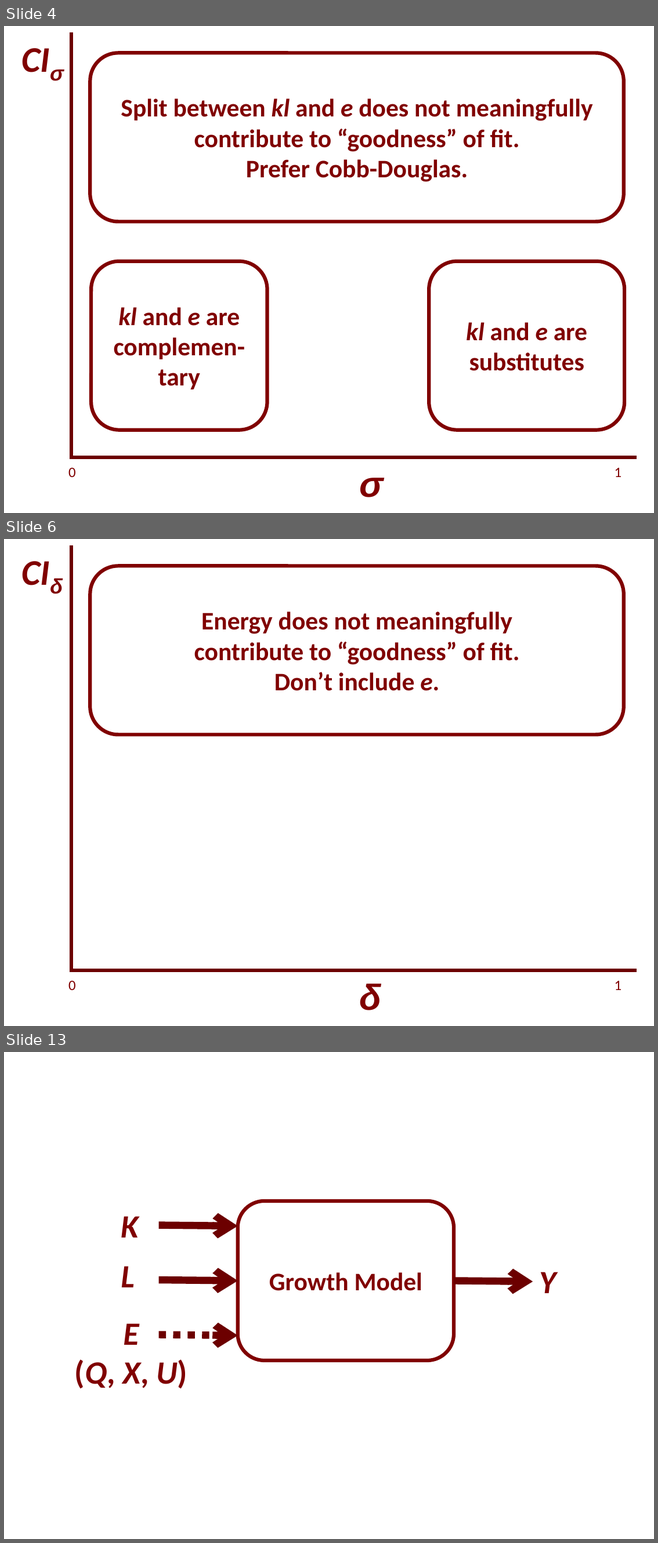
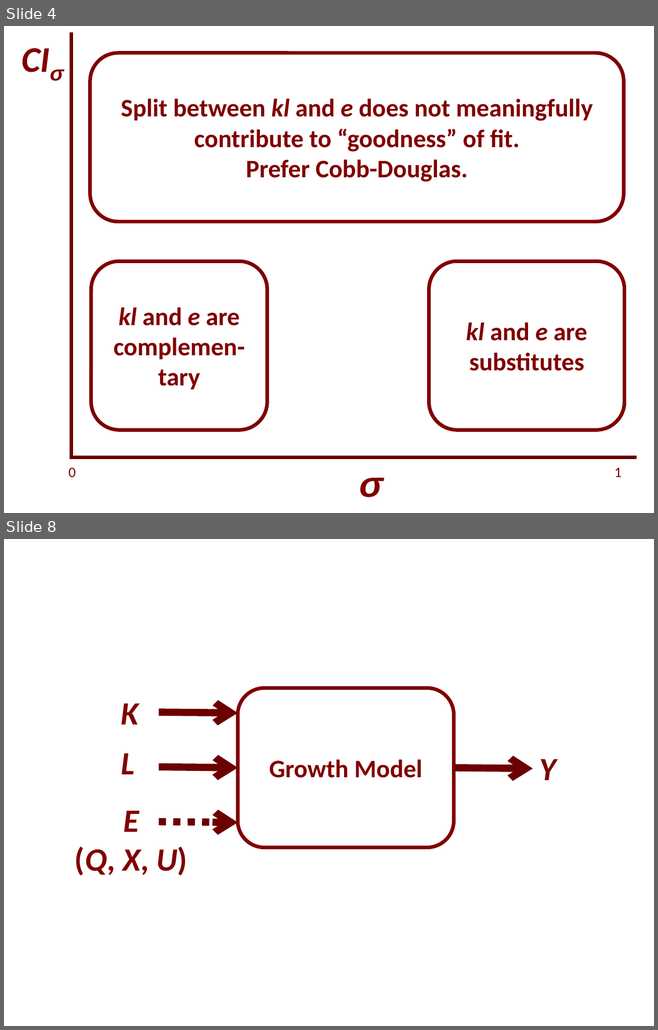
Before and after one commit to EconModels/MacroGrowth, a slide deck: figure_other/Seminar Figures.pptx. Shown one above the other, each under a label of ours: slides 4, 6 and 13 before the commit, slides 4 and 8 after it; the slides between them are not shown. The pictures are 658x1543 and 658x1030 pixels, drawn with LibreOffice and Linux fonts; fonts in the diff are those of the drawing. Boxes give left, top, right and bottom in pixels: in the first picture for what was removed or moved away, otherwise in the second. Text is boxed around its words. In the diff, an @@ line names an element or a change of style, - is before the commit and + after.

```diff
--- a/figure_other/Seminar Figures.pptx
+++ b/figure_other/Seminar Figures.pptx
@@ slide 6 removed at (x1=4, y1=539, x2=654, y2=1026), background #FFFFFF @@
@@ text removed at (x1=15, y1=545, x2=76, y2=595) @@
-CIδ
@@ line removed from (71, 972) to (71, 545) @@
@@ rounded rectangle removed at (x1=90, y1=566, x2=623, y2=734) @@
-Energy does not meaningfully
-contribute to “goodness” of fit.
-Don’t include e.
@@ line removed from (71, 971) to (636, 971) @@
@@ text removed at (x1=68, y1=981, x2=76, y2=990) @@
-0
@@ text removed at (x1=359, y1=984, x2=381, y2=1011) @@
-δ
@@ text removed at (x1=614, y1=981, x2=622, y2=990) @@
-1
@@ what was slide 13 is now slide 8 @@
```
Also in this commit, not shown: 3 slides changed, 4 other slides removed, 18 other files.
